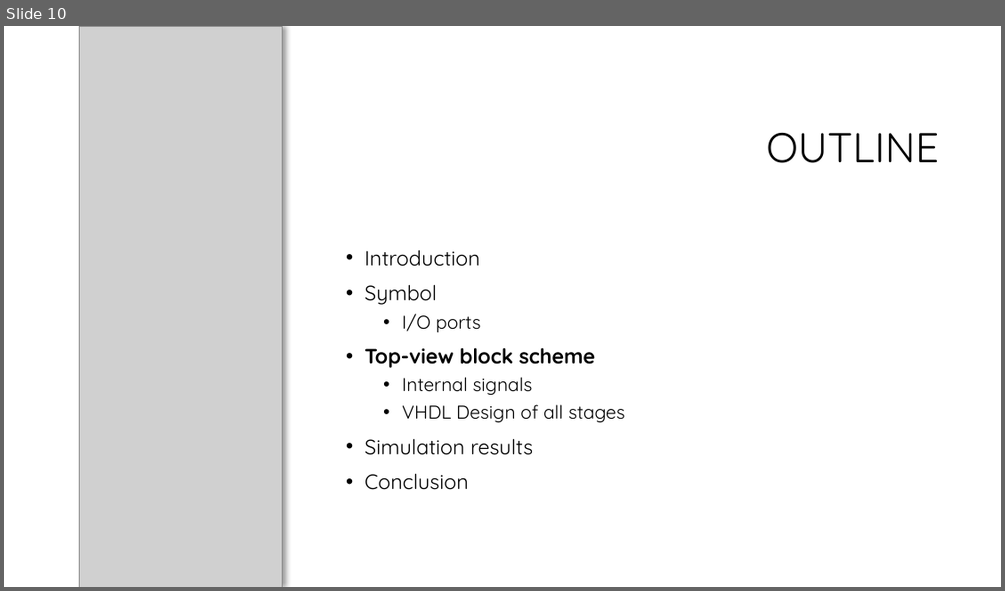
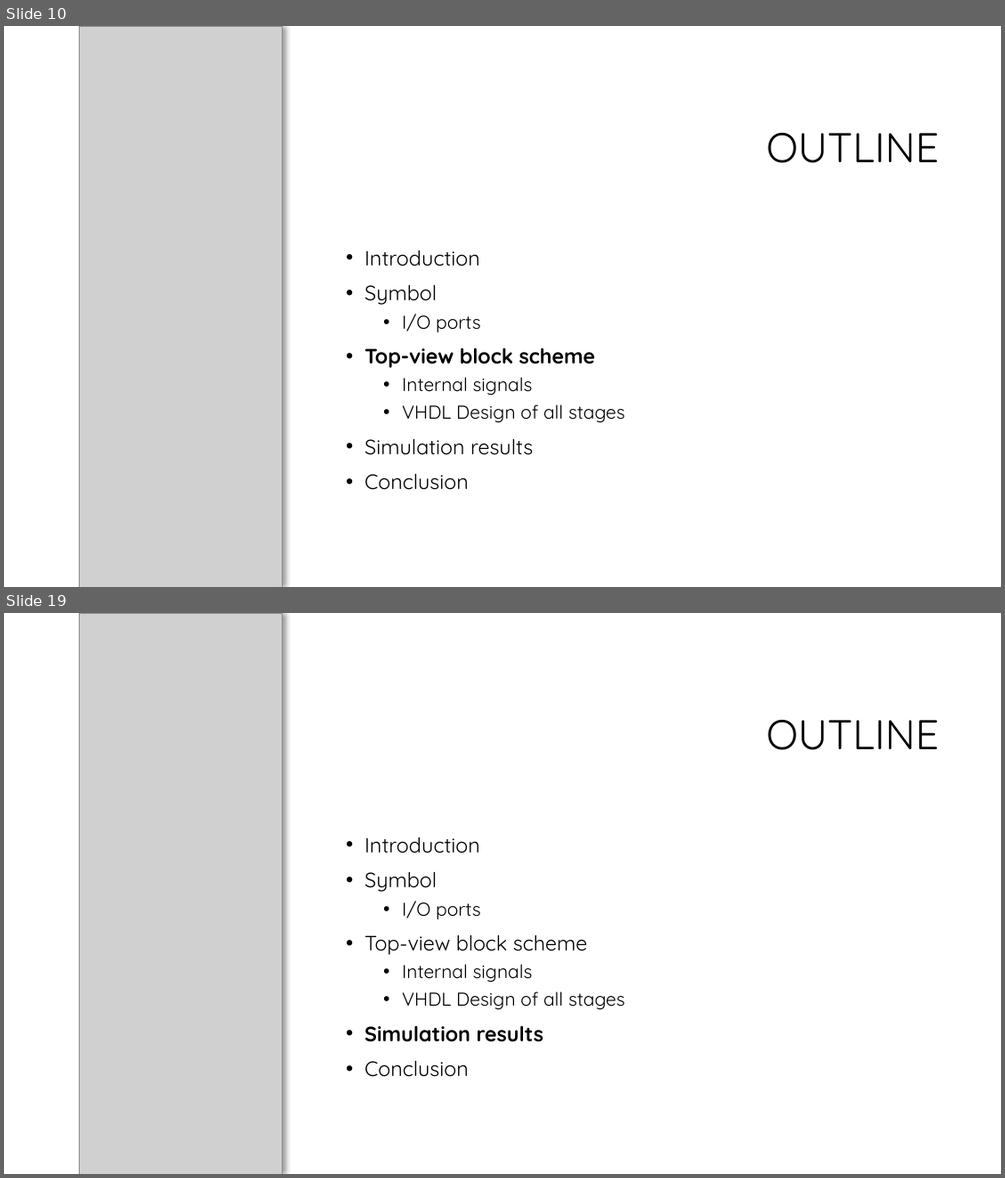
Before and after one commit to HopedWall/LightControlSystem, a slide deck: doc/Gruppo2_VincenziPorto.pptx. Shown one above the other, each under a label of ours: slide 10 before the commit, slides 10 and 19 after it; the slides between them are not shown. The pictures are 1005x591 and 1005x1178 pixels, drawn with LibreOffice and Linux fonts; fonts in the diff are those of the drawing; grey boxes stand for pictures; background and template pictures are left out. Boxes give left, top, right and bottom in pixels: in the first picture for what was removed or moved away, otherwise in the second. Text is boxed around its words. In the diff, an @@ line names an element or a change of style, - is before the commit and + after.

```diff
--- a/doc/Gruppo2_VincenziPorto.pptx
+++ b/doc/Gruppo2_VincenziPorto.pptx
@@ slide 19 added at <box>4,613,1001,1174</box>, background #FFFFFF @@
@@ rectangle added at <box>4,613,283,1174</box>, fill #FFFFFF @@
@@ picture added at <box>80,613,283,1174</box> @@
@@ title added at <box>766,720,938,750</box>, 40 pt, text #000000 @@
+OUTLINE
@@ text added at <box>364,837,625,1077</box>, 20 pt, text #000000 @@
+• Introduction
+• Symbol
+  • I/O ports
+• Top-view block scheme
+  • Internal signals
+  • VHDL Design of all stages
+• Simulation results
+• Conclusion
```
Also in this commit, not shown: 4 slides changed, 25 other slides added, 1 other file.
